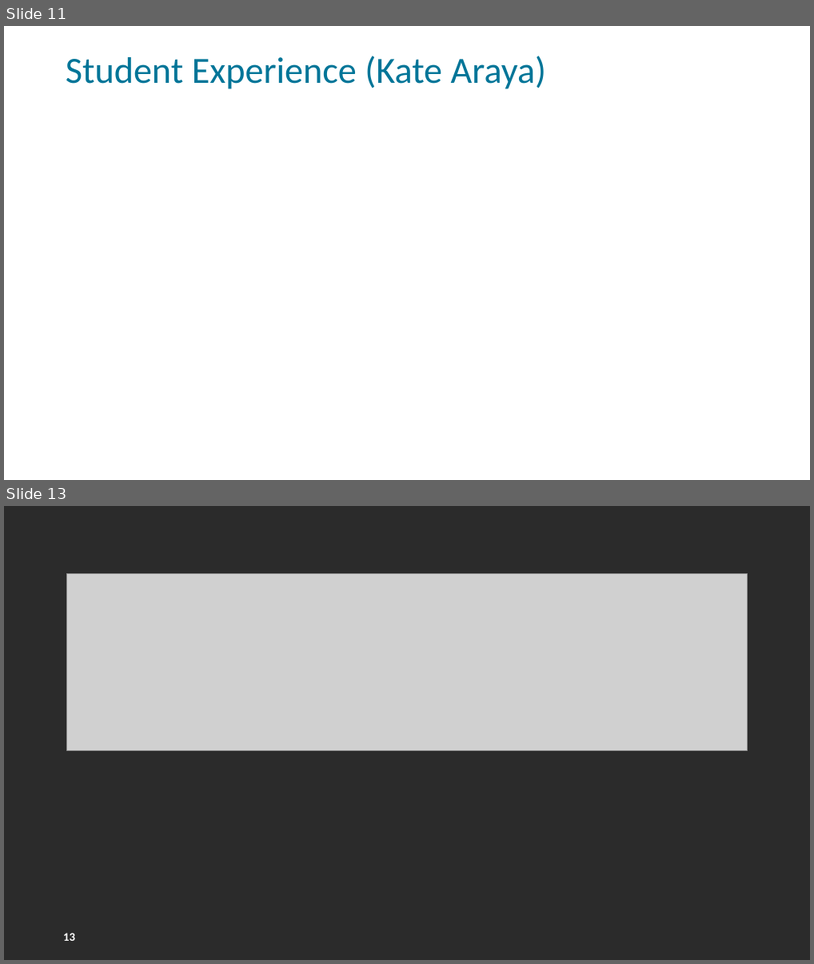
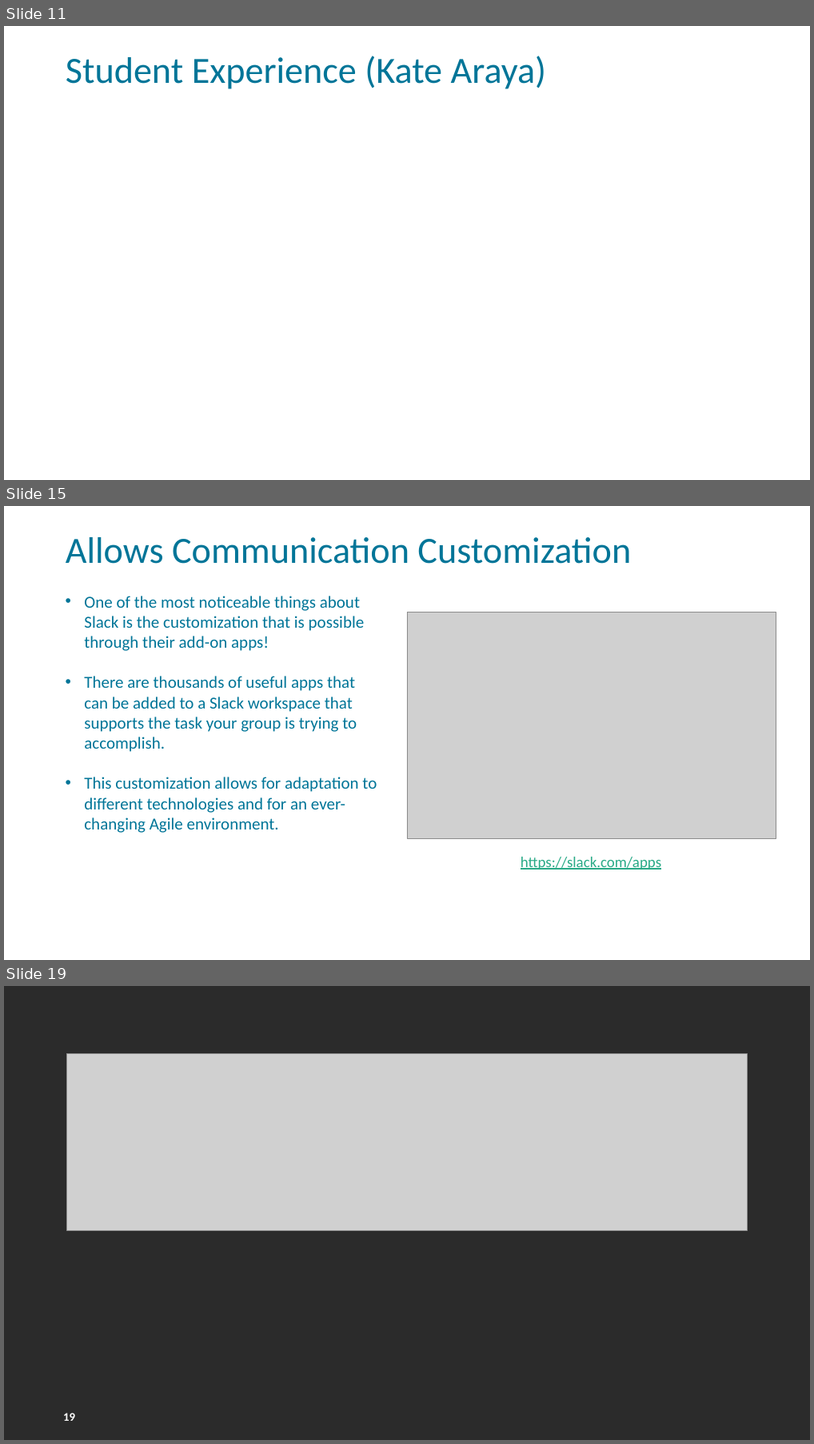
Before and after one commit to FSCJ-FacultyDev/HITEC2024, a slide deck: LeveragingSlackForStudentCollaboration.pptx. Shown one above the other, each under a label of ours: slides 11 and 13 before the commit, slides 11, 15 and 19 after it; the slides between them are not shown. The pictures are 814x964 and 814x1444 pixels, drawn with LibreOffice and Linux fonts; fonts in the diff are those of the drawing; grey boxes stand for pictures; background and template pictures are left out; a plain dark background stands for a picture behind light text. Boxes give left, top, right and bottom in pixels: in the first picture for what was removed or moved away, otherwise in the second. Text is boxed around its words. In the diff, an @@ line names an element or a change of style, - is before the commit and + after.

```diff
--- a/LeveragingSlackForStudentCollaboration.pptx
+++ b/LeveragingSlackForStudentCollaboration.pptx
@@ slide 15 added at [4, 506, 810, 960], background picture (left out); not listed: 1 template element that a slide beside it also shows @@
@@ title added at [66, 537, 631, 564], 44 pt, text #007598 @@
+Allows Communication Customization
@@ text added at [84, 596, 377, 832], 20 pt, text #007598 @@
+• One of the most noticeable things about Slack is the customization that is possible through their add-on apps!
+• There are thousands of useful apps that can be added to a Slack workspace that supports the task your group is trying to accomplish.
+• This customization allows for adaptation to different technologies and for an ever-changing Agile environment.
@@ picture added at [407, 612, 777, 838] @@
@@ text added at [521, 856, 662, 869], 18 pt, text #29AA87, underline @@
+https://slack.com/apps
@@ what was slide 13 is now slide 19 @@
@@ page number at [63, 1412, 75, 1420]: text changed @@
-13
+19
```
Also in this commit, not shown: 6 other slides added, 1 slide removed.
